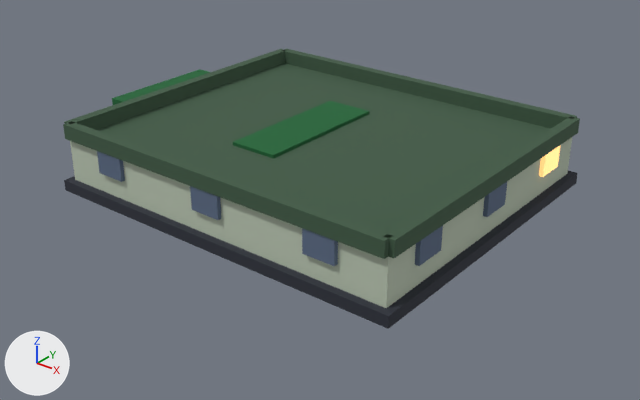
Before and after pictures for a commit that changed the glTF model models/gym-high.glb.
Both versions are drawn from a 50 mm camera at (53.7, -67.6, 40.2) aimed at (0.7, -1.5, -0.8). Arrows for +X, +Y and +Z are at lower left; the lights stay in place. The older version comes first. Vertices at exactly the same position are counted once.
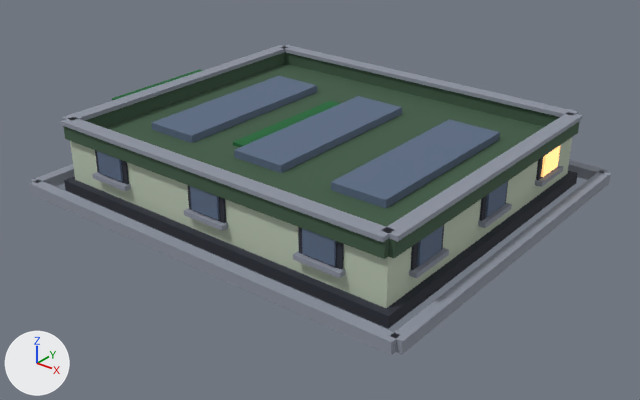
Pixel boxes [x1, y1, x2, y2] of what changed, in the pictures (640 x 400 px):
'Mesh_0', reshaped (13% wider, 11% taller): before [63, 49, 580, 329]; after [29, 45, 611, 355]
part 1 of me_mesh_0, added: after [285, 45, 579, 117]
part 2 of me_mesh_0, added: after [61, 117, 394, 242]
part 3 of me_mesh_0, added: after [62, 45, 288, 121]
part 4 of me_mesh_0, added: after [381, 112, 583, 242]
part 5 of me_mesh_0, added (mostly hidden): after [95, 150, 129, 184]
part 6 of me_mesh_0, added: after [92, 172, 131, 191]
part 7 of me_mesh_0, added (mostly hidden): after [187, 185, 226, 223]
part 8 of me_mesh_0, added: after [184, 208, 228, 231]
part 9 of me_mesh_0, added: after [298, 227, 344, 270]
part 10 of me_mesh_0, added: after [293, 251, 345, 278]
part 11 of me_mesh_0, added (mostly hidden): after [536, 145, 561, 180]
part 12 of me_mesh_0, added: after [535, 165, 564, 187]
part 13 of me_mesh_0, added (mostly hidden): after [479, 181, 508, 221]
part 14 of me_mesh_0, added: after [478, 203, 512, 228]
part 15 of me_mesh_0, added (mostly hidden): after [411, 225, 444, 270]
part 16 of me_mesh_0, added: after [409, 248, 449, 278]
part 17 of me_mesh_0, added (blue): after [151, 76, 317, 143]
part 18 of me_mesh_0, added (blue): after [234, 96, 402, 173]
part 19 of me_mesh_0, added: after [29, 119, 611, 355]

What changed in the scene script:
```text
Change me_mesh_0:
    used by ob_mesh_0; location = (0.0, 0.0, 0.0)
    remove me_mesh_0.from_pydata(...)  # 192 vertices, 288 faces; spans x -25.9..20.8, y -17.8..17.8, z 0.0..7.6
    add me_mesh_0.from_pydata(...)  # 472 vertices, 708 faces; spans x -25.9..23.6, y -20.6..20.6, z 0.0..8.0
    me_mesh_0 part 1: a new loose piece, a box spanning x -20.0..20.0, y 16.2..17.8, z 7.57..8.02, in mat_matte
    me_mesh_0 part 2: a new loose piece, a box spanning x -20.0..20.0, y -17.8..-16.2, z 7.57..8.02, in mat_matte
    me_mesh_0 part 3: a new loose piece, a box spanning x -20.8..-19.2, y -17.0..17.0, z 7.57..8.02, in mat_matte
    me_mesh_0 part 4: a new loose piece, a box spanning x 19.2..20.8, y -17.0..17.0, z 7.57..8.02, in mat_matte
    me_mesh_0 part 5: a new loose piece, a box spanning x -15.63..-11.03, y -17.23..-16.93, z 2.9..6.6, in mat_matte
    me_mesh_0 part 6: a new loose piece, a box spanning x -15.83..-10.83, y -17.75..-16.85, z 2.8..3.3, in mat_matte
    me_mesh_0 part 7: a new loose piece, a box spanning x -2.3..2.3, y -17.23..-16.93, z 2.9..6.6, in mat_matte
    me_mesh_0 part 8: a new loose piece, a box spanning x -2.5..2.5, y -17.75..-16.85, z 2.8..3.3, in mat_matte
    me_mesh_0 part 9: a new loose piece, a box spanning x 11.03..15.63, y -17.23..-16.93, z 2.9..6.6, in mat_matte
    me_mesh_0 part 10: a new loose piece, a box spanning x 10.83..15.83, y -17.75..-16.85, z 2.8..3.3, in mat_matte
    me_mesh_0 part 11: a new loose piece, a box spanning x 19.93..20.23, y 9.03..13.63, z 2.9..6.6, in mat_matte
    me_mesh_0 part 12: a new loose piece, a box spanning x 19.85..20.75, y 8.83..13.83, z 2.8..3.3, in mat_matte
    me_mesh_0 part 13: a new loose piece, a box spanning x 19.93..20.23, y -2.3..2.3, z 2.9..6.6, in mat_matte
    me_mesh_0 part 14: a new loose piece, a box spanning x 19.85..20.75, y -2.5..2.5, z 2.8..3.3, in mat_matte
    me_mesh_0 part 15: a new loose piece, a box spanning x 19.93..20.23, y -13.63..-9.03, z 2.9..6.6, in mat_matte
    me_mesh_0 part 16: a new loose piece, a box spanning x 19.85..20.75, y -13.83..-8.83, z 2.8..3.3, in mat_matte
    me_mesh_0 part 17: a new loose piece, a box spanning x -15.0..-9.0, y -10.2..10.2, z 6.0..6.8, in mat_matte
    me_mesh_0 part 18: a new loose piece, a box spanning x -3.0..3.0, y -10.2..10.2, z 6.0..6.8, in mat_matte
    me_mesh_0 part 19: 40 vertices added at x -23.6..23.6, y -20.6..20.6, z 0.0..6.8
    other edits to the shape of me_mesh_0 do not show in these pictures
```
